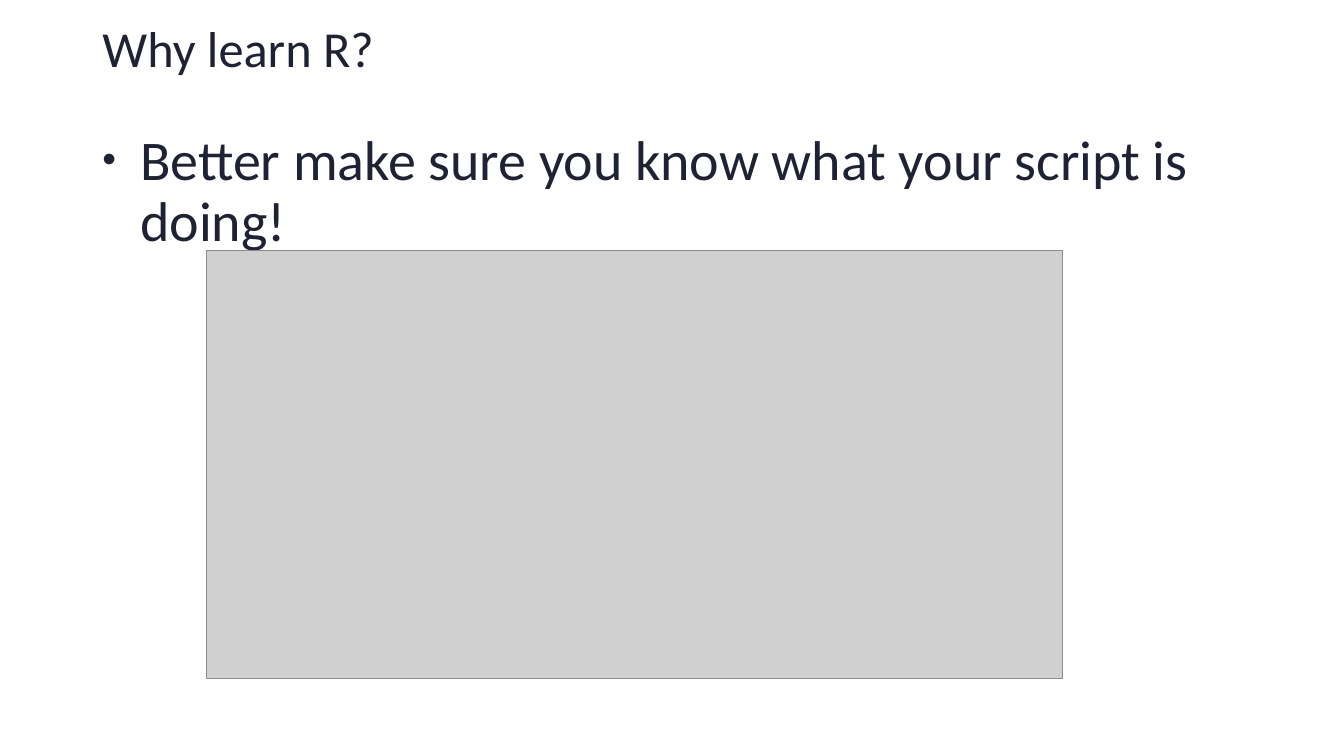
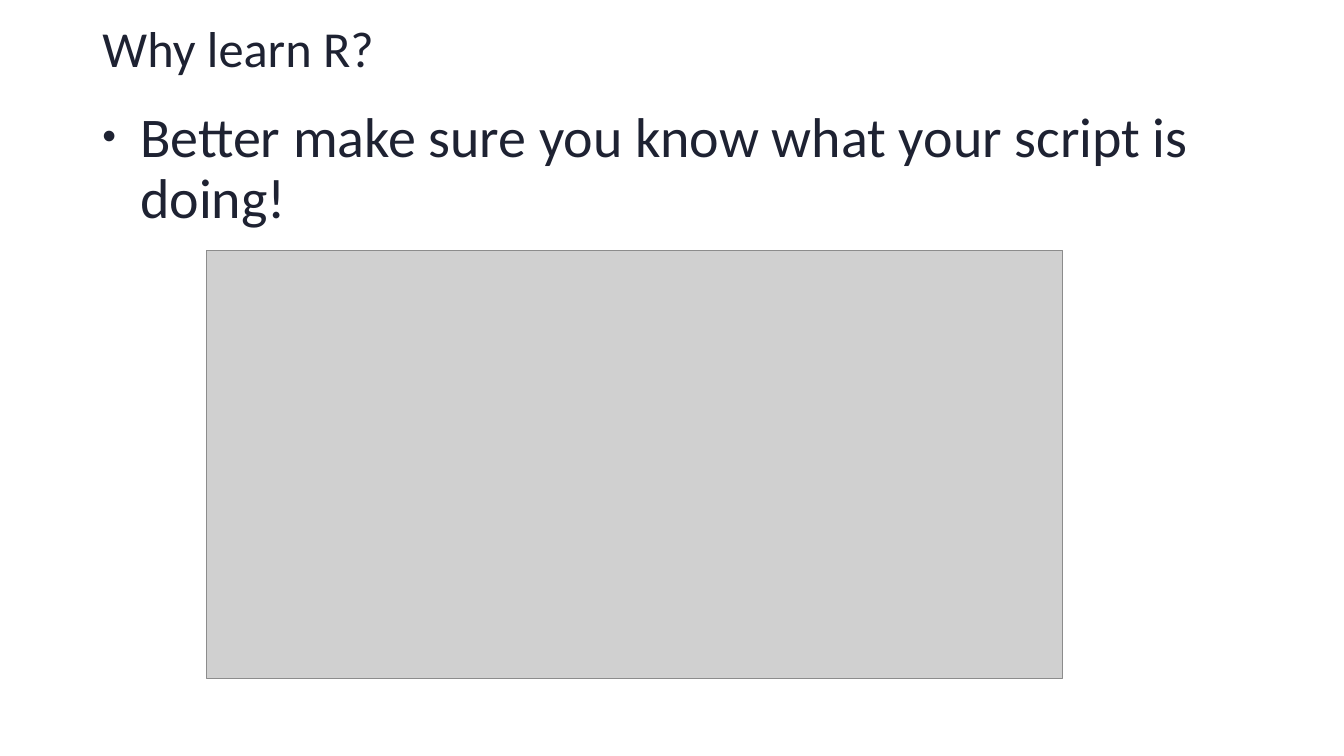
Before and after one commit to sib-swiss/first-steps-with-R-training, a slide deck: slide 12 of assets/pptx/First-steps-with-R_day1.pptx. Drawn at 1344x756 pixels with LibreOffice and Linux fonts; fonts in the diff are those of the drawing; grey boxes stand for pictures; background and template pictures are left out. Boxes give left, top, right and bottom in pixels: in the first picture for what was removed or moved away, otherwise in the second. Text is boxed around its words. In the diff, an @@ line names an element or a change of style, - is before the commit and + after.

```diff
--- a/assets/pptx/First-steps-with-R_day1.pptx
+++ b/assets/pptx/First-steps-with-R_day1.pptx
@@ text "Better make sure you know ...": place and size @@
-text "Better make sure you know ..." at (140,141,1188,254)
+text "Better make sure you know ..." at (140,118,1188,228)
```
Also in this commit, not shown: 10 other slides changed, 3 slides added, 1 other file.
